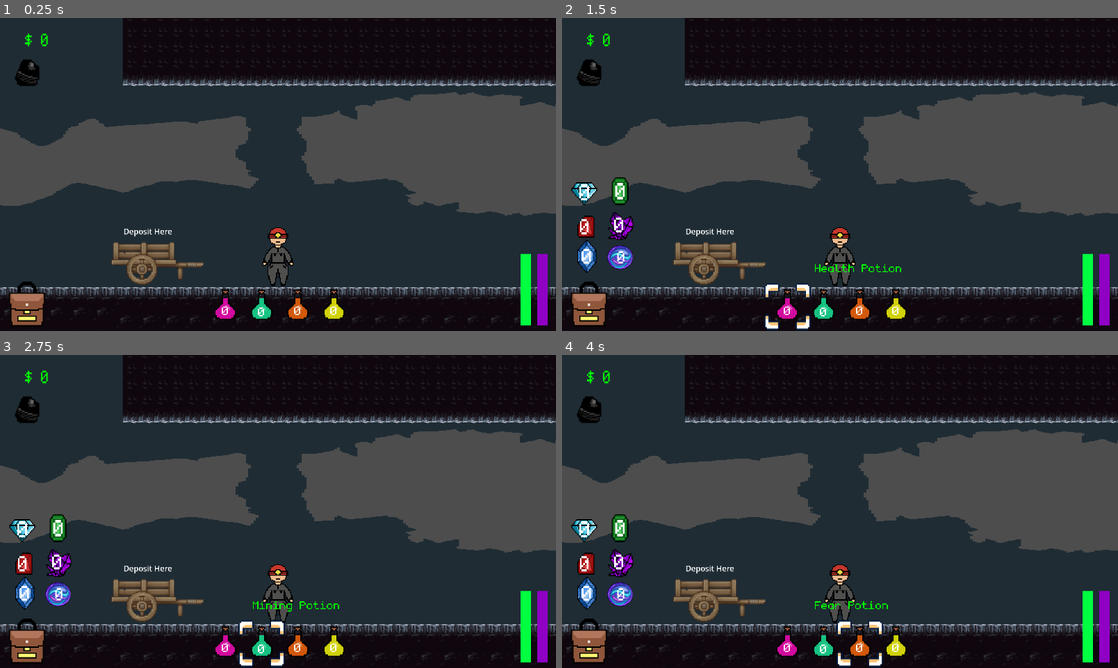
Above: before the commit, frames 1-4 (two rows, left to right).
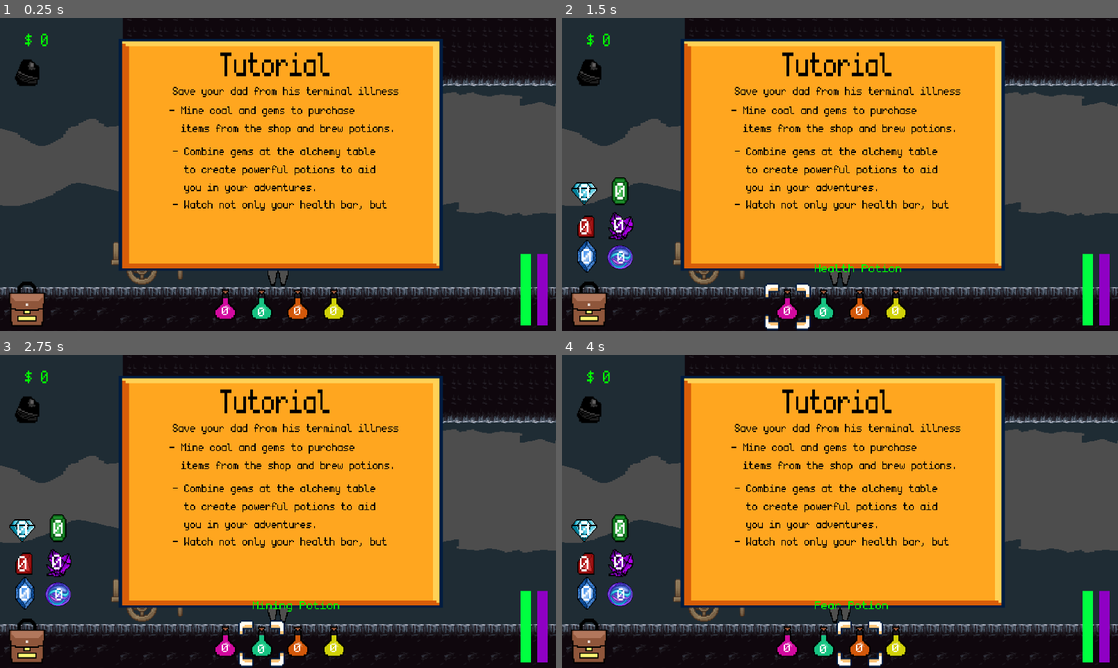
Above: after the commit, the same moments.

Repository: Jrees98/Pirate_Jam_15
Game: Godot game, scene res://Scenes/main.tscn
Two runs of this game, one before a commit and one after it. Both use one fixed random seed, a clock stepped at 60 frames per second and the inputs below. The project has no main scene, so this scene is started directly.
Inputs (mouse positions are in pixels of both pictures, inside the frame that each line leads up to):
- Up to frame 1 (0.25 s): no input
- Up to frame 2 (1.5 s): click (589, 309) at 0.5 s; click (789, 312) at 1.25 s
- Up to frame 3 (2.75 s): click (261, 649) at 2 s
- Up to frame 4 (4 s): click (895, 649) at 2.75 s; click (862, 649) at 3.5 s

The runs differ from the first frame. In frame 1, 43% of the frame differs, in the area x 21-80%, y 6-81%; in frame 2, 43%; in frame 3, 43%; in frame 4, 43%.

Commit message:
add tutorial panel

Diff:
--- a/Scenes/alchemist.tscn
+++ b/Scenes/alchemist.tscn
@@ -13,6 +13,7 @@
 [ext_resource type="Texture2D" uid="uid://dfso8pcd2fm5q" path="res://Assets/UI_Flat_Select_01a2.png" id="11_5pxak"]
 [ext_resource type="Texture2D" uid="uid://dapy1kgvmfcq1" path="res://Assets/Pots.png" id="12_ga6ye"]
 [ext_resource type="Texture2D" uid="uid://b7vus2ece4ogd" path="res://Assets/exit.png" id="13_4ry84"]
+[ext_resource type="AudioStream" uid="uid://d3vffpkglabue" path="res://Assets/sounds/alchemy_station.wav" id="14_c24q8"]
 
 [sub_resource type="AtlasTexture" id="AtlasTexture_1qv2i"]
 atlas = ExtResource("1_17htp")
@@ -718,6 +719,12 @@
 text = "30"
 
 [node name="FearTimer" type="Timer" parent="PotionsBuff/FearPotionBuff"]
+
+[node name="AlchemyTableProximity" type="AudioStreamPlayer2D" parent="."]
+stream = ExtResource("14_c24q8")
+volume_db = 24.0
+autoplay = true
+max_distance = 500.0
 
 [connection signal="body_entered" from="." to="." method="_on_body_entered"]
 [connection signal="body_exited" from="." to="." method="_on_body_exited"]
--- a/Scenes/main.tscn
+++ b/Scenes/main.tscn
@@ -11,6 +11,7 @@
 [ext_resource type="Texture2D" uid="uid://dpwqtlwwx40im" path="res://Assets/UI_Flat_Frame_02_Standard.png" id="9_7ay4f"]
 [ext_resource type="FontFile" uid="uid://b2k23t8adqnf7" path="res://Assets/monogram.ttf" id="10_bleom"]
 [ext_resource type="Texture2D" uid="uid://25x7b7jx8ybm" path="res://Assets/UI_Flat_Textfield_01.png" id="11_pp2ck"]
+[ext_resource type="AudioStream" uid="uid://o8wmrwg0cerl" path="res://Assets/sounds/home_loop.wav" id="12_6lc61"]
 
 [sub_resource type="StyleBoxEmpty" id="StyleBoxEmpty_esdka"]
 
@@ -79,6 +80,67 @@
 theme_override_fonts/font = ExtResource("10_bleom")
 text = "Play Again"
 
+[node name="Tutorial" type="CanvasLayer" parent="."]
+
+[node name="Background" type="Sprite2D" parent="Tutorial"]
+position = Vector2(1164, 567)
+scale = Vector2(14, 10)
+texture = ExtResource("9_7ay4f")
+
+[node name="WelcomeLabel" type="Label" parent="Tutorial/Background"]
+offset_left = -18.1429
+offset_top = -48.4
+offset_right = 125.857
+offset_bottom = -25.4
+scale = Vector2(0.68993, 1.39928)
+theme_override_colors/font_color = Color(0, 0, 0, 1)
+theme_override_fonts/font = ExtResource("10_bleom")
+text = "Tutorial"
+
+[node name="WelcomeLabel2" type="Label" parent="Tutorial/Background"]
+offset_left = -32.5
+offset_top = -29.8
+offset_right = 201.5
+offset_bottom = -6.8
+scale = Vector2(0.286485, 0.465702)
+theme_override_colors/font_color = Color(0, 0, 0, 1)
+theme_override_fonts/font = ExtResource("10_bleom")
+text = "Save your dad from his terminal illness"
+
+[node name="WelcomeLabel3" type="Label" parent="Tutorial/Background"]
+offset_left = -32.6429
+offset_top = -21.6
+offset_right = 201.357
+offset_bottom = 1.4
+scale = Vector2(0.286485, 0.465702)
+theme_override_colors/font_color = Color(0, 0, 0, 1)
+theme_override_fonts/font = ExtResource("10_bleom")
+text = "- Mine coal and gems to purchase
+  items from the shop and brew potions."
+
+[node name="WelcomeLabel5" type="Label" parent="Tutorial/Background"]
+offset_left = -32.0
+offset_top = 17.1
+offset_right = 202.0
+offset_bottom = 46.1
+scale = Vector2(0.286485, 0.465702)
+theme_override_colors/font_color = Color(0, 0, 0, 1)
+theme_override_fonts/font = ExtResource("10_bleom")
+text = "- Watch not only your health bar, but
+  your dad's too!"
+
+[node name="WelcomeLabel4" type="Label" parent="Tutorial/Background"]
+offset_left = -32.3571
+offset_top = -4.7
+offset_right = 201.643
+offset_bottom = 24.3
+scale = Vector2(0.286485, 0.465702)
+theme_override_colors/font_color = Color(0, 0, 0, 1)
+theme_override_fonts/font = ExtResource("10_bleom")
+text = "- Combine gems at the alchemy table
+  to create powerful potions to aid
+  you in your adventures."
+
 [node name="Player" parent="." instance=ExtResource("2_sw14p")]
 position = Vector2(-938, 293)
 
@@ -128,6 +190,11 @@
 [node name="CollisionShape2D" type="CollisionShape2D" parent="MiningArea"]
 position = Vector2(485.25, 160.25)
 shape = SubResource("RectangleShape2D_drd1y")
+
+[node name="IntroLoop" type="AudioStreamPlayer2D" parent="."]
+stream = ExtResource("12_6lc61")
+autoplay = true
+max_distance = 20000.0
 
 [connection signal="pressed" from="GameOver/PlayAgain/PlayAgainButton" to="." method="_on_play_again_button_pressed"]
 [connection signal="health_gone" from="Player" to="." method="_on_player_health_gone"]
--- a/Scenes/player.tscn
+++ b/Scenes/player.tscn
@@ -179,7 +179,7 @@
 grow_horizontal = 2
 grow_vertical = 2
 theme_override_font_sizes/font_size = 64
-text = "Press E to mine"
+text = "Press E to mine (DON'T hold it down)"
 
 [node name="CoalSprite" type="Sprite2D" parent="RockNodeUI"]
 position = Vector2(127, 236)
Not shown, added: Assets/sounds/alchemy_station.wav.import
Not shown, added: Assets/sounds/home_loop.wav.import
Not shown: 1 places in Scenes/alchemist.tscn that only renumber resources
Not shown: 1 places in Scenes/main.tscn that only renumber resources
Not shown, added: Assets/sounds/alchemy_station.wav
Not shown, added: Assets/sounds/home_loop.wav
